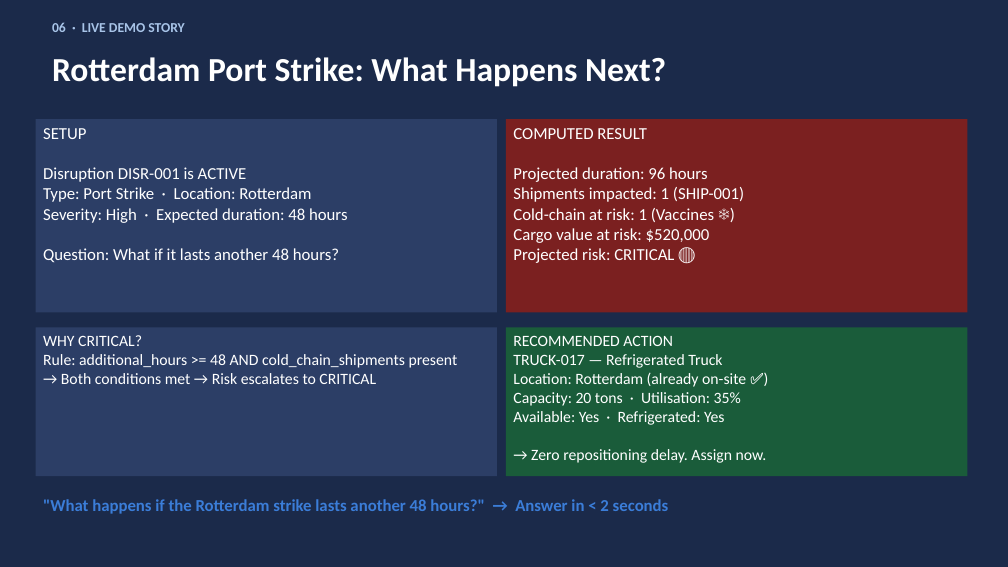
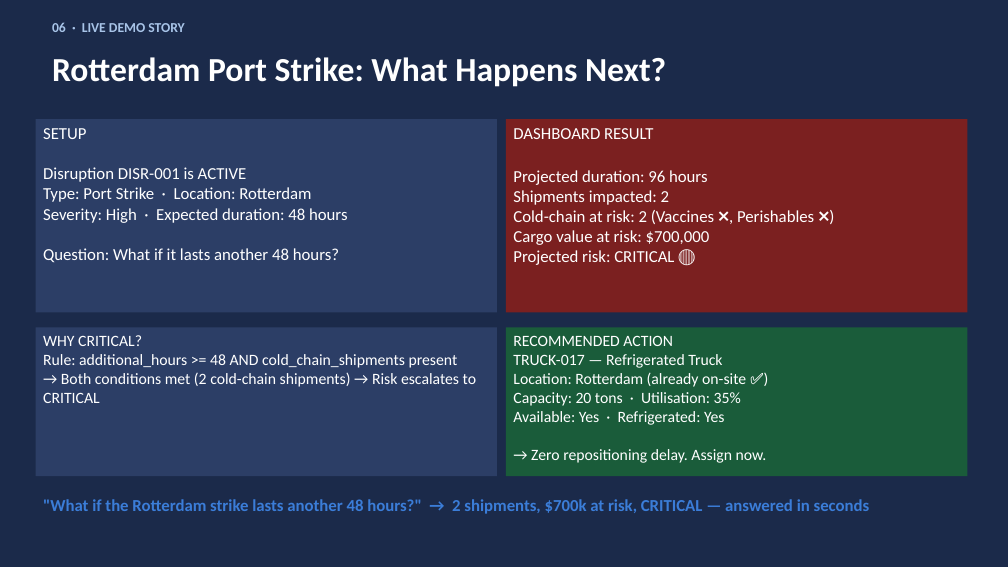
Before and after one commit to khushigol10/bob-ai-hackathon--code_crew-, a slide deck: slide 6 of presentation/slides.pptx. Drawn at 1008x567 pixels with LibreOffice and Linux fonts; fonts in the diff are those of the drawing. Boxes give left, top, right and bottom in pixels: in the first picture for what was removed or moved away, otherwise in the second. Text is boxed around its words. In the diff, an @@ line names an element or a change of style, - is before the commit and + after.

```diff
--- a/presentation/slides.pptx
+++ b/presentation/slides.pptx
@@ text in rectangle at (x1=513, y1=128, x2=654, y2=139): text changed @@
-COMPUTED RESULT
+DASHBOARD RESULT
@@ text in rectangle at (x1=513, y1=190, x2=814, y2=245): text changed @@
-Shipments impacted: 1 (SHIP-001)
-Cold-chain at risk: 1 (Vaccines ❄️)
-Cargo value at risk: $520,000
+Shipments impacted: 2
+Cold-chain at risk: 2 (Vaccines ❌, Perishables ❌)
+Cargo value at risk: $700,000
@@ text in rectangle at (x1=43, y1=372, x2=476, y2=403): text changed @@
-→ Both conditions met → Risk escalates to CRITICAL
+→ Both conditions met (2 cold-chain shipments) → Risk escalates to CRITICAL
@@ text at (x1=43, y1=499, x2=870, y2=514): text changed @@
-"What happens if the Rotterdam strike lasts another 48 hours?" → Answer in < 2 seconds
+"What if the Rotterdam strike lasts another 48 hours?" → 2 shipments, $700k at risk, CRITICAL — answered in seconds
```
Also in this commit, not shown: 1 other slide changed, 11 other files.
